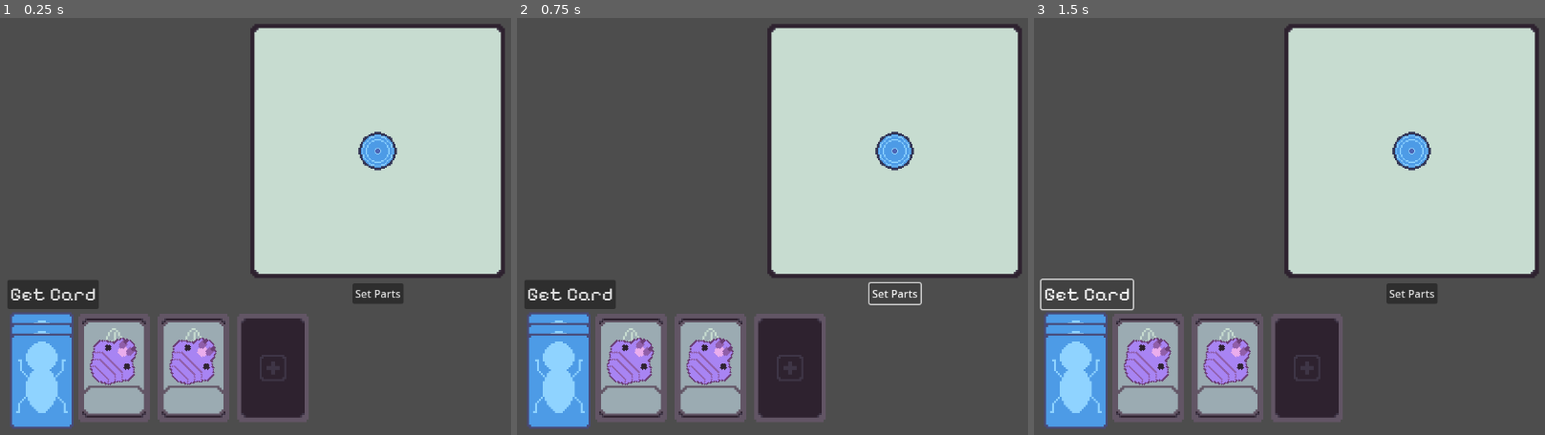
Above: before the commit, frames 1-3 (left to right).
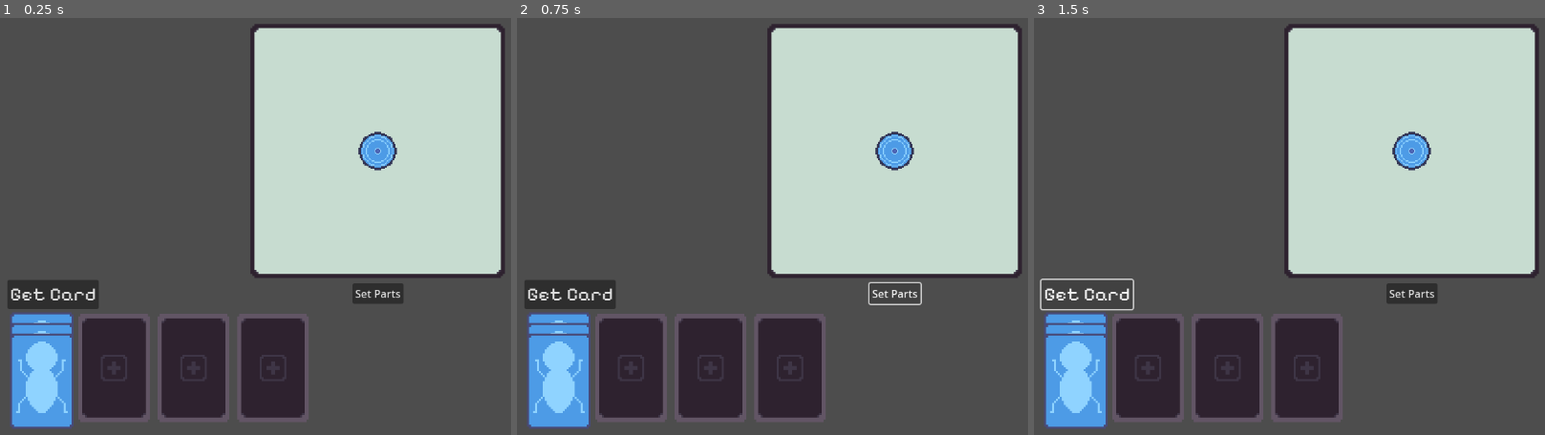
Above: after the commit, the same moments.

Repository: TJRiley96/wild-game-jam-84
Game: Godot game, scene res://card_menu.tscn
The game is run twice, just before and just after one commit, with the same random seed, the same clock (stepped at 60 frames per second) and the same inputs. This scene is started directly instead of the project's main scene.
Inputs:
- Up to frame 1 (0.25 s): no input
- Up to frame 2 (0.75 s): click "Set Parts" at 0.5 s
- Up to frame 3 (1.5 s): click "Get Card" at 1.25 s

The runs differ from the first frame. In frame 1, 5.6% of the frame differs, in the area x 16-45%, y 72-96%; in frame 2, 5.6%; in frame 3, 5.6%.

Commit message:
Clear Cards

Diff:
--- a/Scripts/card_manager.gd
+++ b/Scripts/card_manager.gd
@@ -9,6 +9,8 @@
 
 var card_slots: Array[CardSlot] = []
 var cards: Array[Card] = []
+
+var current_stage: int = 0
 
 @export var card_slot_amount: int = 3
 @export var cards_amount: int = 2
@@ -55,6 +57,8 @@
 		get_rand_card(card_type)
 	load_card_slots()
 
+	current_stage = Globals.stage_index
+
 	pass # Replace with function body.
 	# TODO: Add cards to card slots
 
@@ -67,10 +71,18 @@
 		card_being_drag.global_position = Vector2(clamp(mouse_pos.x, 0+screen_offset, screen_size.x-screen_offset),
 			clamp(mouse_pos.y, 0+(screen_offset*2), screen_size.y-(screen_offset*2)))
 
+	if current_stage != Globals.stage_index:
+		clear_cards()
+		current_stage = Globals.stage_index
 
 func load_card_slots() -> void:
 	for i in range(len(cards)):
 		cards[i].position = card_slots[i].position
+
+func clear_cards() -> void:
+	print("Cards Clears")
+	for card in cards:
+		card.queue_free()
 
 func get_rand_card(type: Constants.CARD_TYPES):
 	var card_arr: Array[CardInfo] = GlobalCards.cards.get(type)
--- a/Scripts/critter_creator.gd
+++ b/Scripts/critter_creator.gd
@@ -9,6 +9,7 @@
 	critter_builder.stage_index = 0
 	critter_builder.complete_stage(current_stage)
 	current_stage = critter_builder.stage_index
+	Globals.stage_index =  critter_builder.stage_index
 
 # Called every frame. 'delta' is the elapsed time since the previous frame.
 func _process(delta: float) -> void:
@@ -33,7 +34,7 @@
 	critter_builder.complete_stage(current_stage)
 	print("Current Stage: ", current_stage, " | Next Stage: ", critter_builder.stage_index)
 	if current_stage != critter_builder.stage_index:
-
 		current_stage = critter_builder.stage_index
+		Globals.stage_index = critter_builder.stage_index
 	else:
 		print("Invalid part set")
--- /dev/null
+++ b/Scripts/globals.gd
@@ -0,0 +1,4 @@
+extends Node
+
+
+var stage_index: int = 0
--- a/card_menu.tscn
+++ b/card_menu.tscn
@@ -34,7 +34,6 @@
 [node name="CardManager" type="Node2D" parent="."]
 position = Vector2(-5, -5)
 script = ExtResource("2_lhlef")
-card_type = 3
 
 [node name="CardRow" type="Node2D" parent="CardManager"]
 
--- a/project.godot
+++ b/project.godot
@@ -18,6 +18,7 @@
 [autoload]
 
 Constants="*res://Scripts/constants.gd"
+Globals="*res://Scripts/globals.gd"
 GlobalCards="*res://Scripts/global_cards.gd"
 
 [global_group]
Not shown, added: Scripts/globals.gd.uid
